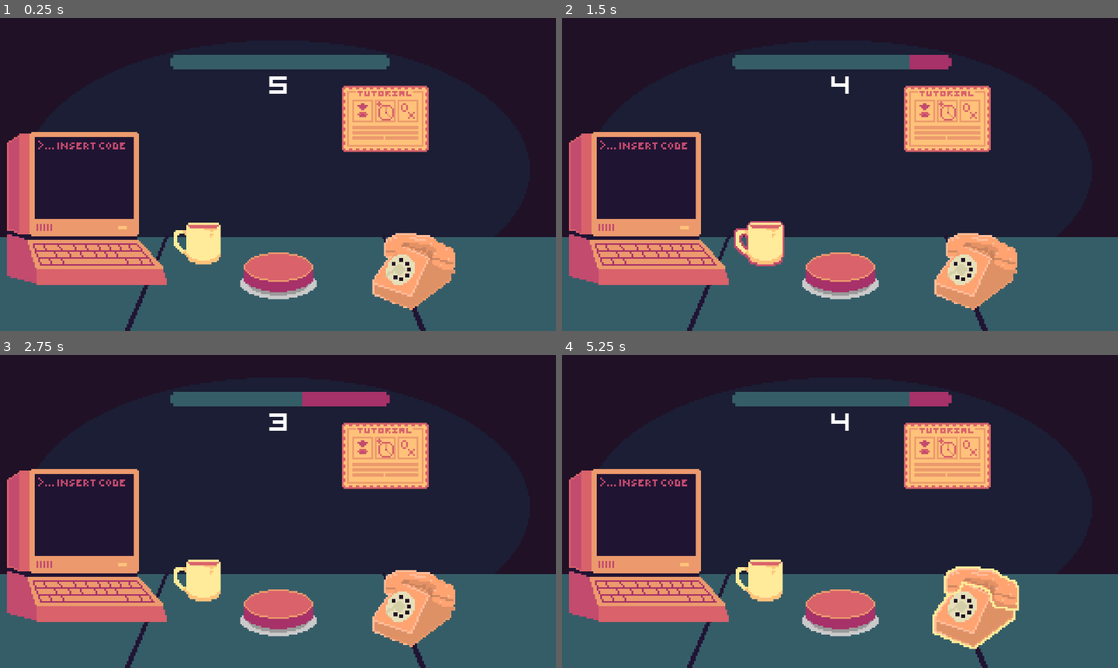
Above: before the commit, frames 1-4 (two rows, left to right).
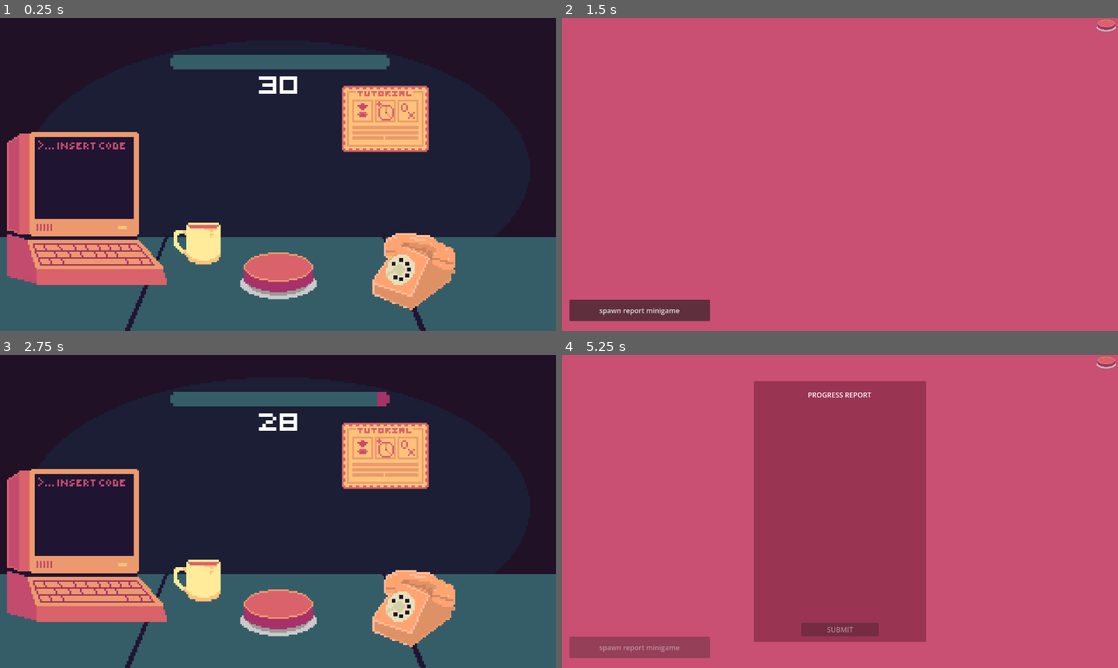
Above: after the commit, the same moments.

Repository: EroAxe/GMTK-2026-CICD-Test
Game: Godot game, scene res://Scenes/prototype.tscn
Two runs of this game, one before a commit and one after it. Both use one fixed random seed, a clock stepped at 60 frames per second and the inputs below. Sound files missing from this copy of the repository are replaced by a short silence.
Inputs (mouse positions are in pixels of both pictures, inside the frame that each line leads up to):
- Up to frame 1 (0.25 s): no input
- Up to frame 2 (1.5 s): click (650, 208) at 0.5 s; click (762, 243) at 1.25 s
- Up to frame 3 (2.75 s): click (544, 364) at 2.02 s
- Up to frame 4 (5.25 s): click (840, 611) at 2.75 s; click (840, 611) at 3.5 s; click (650, 545) at 4.25 s; click (639, 646) at 5 s, where only the run after the commit has a clickable "spawn report minigame"

The runs differ from the first frame. In frame 1, 0.2% of the frame differs, in the area x 46-54%, y 18-25%; in frame 2, 95%; in frame 3, 0.9%; in frame 4, 96%, in the area x 0-100%, y 0-100%.

Commit message:
comments and fixes

Diff:
--- a/Scenes/phone_minigame.tscn
+++ b/Scenes/minigames/phone_minigame.tscn
@@ -1,8 +1,9 @@
 [gd_scene format=3 uid="uid://dmoos8dqd414g"]
 
 [ext_resource type="Texture2D" uid="uid://dp2hwyxe1hdbb" path="res://Assets/Phone_minigame/Phone_idle.png" id="1_cfjcu"]
-[ext_resource type="Script" uid="uid://biip0qvpffsgu" path="res://Scripts/phone_minigame.gd" id="1_uav7e"]
+[ext_resource type="Script" uid="uid://biip0qvpffsgu" path="res://Scripts/minigames/phone_minigame.gd" id="1_uav7e"]
 [ext_resource type="Texture2D" uid="uid://cc1t25efvlohl" path="res://Assets/Phone_minigame/Phone_animation_with_outline(SpriteSheet).png" id="2_uav7e"]
+
 
 [sub_resource type="RectangleShape2D" id="RectangleShape2D_svnkx"]
 size = Vector2(47, 43)
--- a/Scenes/monitor.tscn
+++ b/Scenes/monitor.tscn
@@ -1,8 +1,8 @@
 [gd_scene format=3 uid="uid://cwbbdebrth4ku"]
 
 [ext_resource type="Script" uid="uid://t5ijsj858gyt" path="res://Scripts/monitor.gd" id="1_k0o2w"]
-[ext_resource type="Texture2D" uid="uid://dlno7d70bs5t1" path="res://Assets/idle (Not pressing)).png" id="2_hvrpq"]
-[ext_resource type="Texture2D" uid="uid://btxu723730msl" path="res://Assets/Pressed.png" id="3_rhg0e"]
+[ext_resource type="Texture2D" uid="uid://dlno7d70bs5t1" path="res://Assets/Button/idle (Not pressing)).png" id="2_hvrpq"]
+[ext_resource type="Texture2D" uid="uid://btxu723730msl" path="res://Assets/Button/Pressed.png" id="3_rhg0e"]
 [ext_resource type="Texture2D" uid="uid://b10mx11x51438" path="res://Assets/Fonts/Hovered (1).png" id="4_go7yp"]
 
 [node name="monitor" type="Node2D" unique_id=883829042]
--- a/Scenes/prototype.tscn
+++ b/Scenes/prototype.tscn
@@ -18,7 +18,7 @@
 [ext_resource type="AudioStream" uid="uid://duw7u5rjh6jcw" path="res://Assets/sound_effects/button press fx.wav" id="14_p8x32"]
 [ext_resource type="Texture2D" uid="uid://diig05lu15bdd" path="res://Assets/coffe_assets/coffee.webp" id="15_2mp60"]
 [ext_resource type="Texture2D" uid="uid://ttqcuc4iskp2" path="res://Assets/coffe_assets/coffeehover.webp" id="16_40fcm"]
-[ext_resource type="PackedScene" uid="uid://dmoos8dqd414g" path="res://Scenes/phone_minigame.tscn" id="17_40fcm"]
+[ext_resource type="PackedScene" uid="uid://dmoos8dqd414g" path="res://Scenes/minigames/phone_minigame.tscn" id="17_40fcm"]
 [ext_resource type="PackedScene" uid="uid://57s6ndepfpq0" path="res://Scenes/Dialogue.tscn" id="18_044ci"]
 [ext_resource type="AudioStream" uid="uid://danq45suo3in" path="res://Assets/sound_effects/118107_ndheger_old-style-phone-ringing-rings-three-times (mp3cut.net).wav" id="21_y8y5s"]
 
@@ -92,16 +92,13 @@
 text = "30"
 label_settings = SubResource("LabelSettings_nf0d8")
 
-
 [node name="Computer" type="TextureButton" parent="UI" unique_id=132555774]
-
 layout_mode = 0
 offset_left = 8.0
 offset_top = 242.0
 offset_right = 104.0
 offset_bottom = 341.0
 scale = Vector2(4, 4)
-
 texture_normal = ExtResource("9_fixtb")
 texture_hover = ExtResource("10_xnjhx")
 stretch_mode = 4
@@ -156,16 +153,7 @@
 volume_db = 24.0
 bus = &"Game_sound"
 
-[node name="State(temp visual)" type="Label" parent="TextureButton" unique_id=1237284043]
-layout_mode = 0
-offset_left = 340.0
-offset_top = 362.0
-offset_right = 572.0
-offset_bottom = 385.0
-text = "ENABLED"
-horizontal_alignment = 1
-
-[connection signal="pressed" from="UI/Monitor" to="." method="_on_monitor_pressed"]
+[connection signal="pressed" from="UI/Computer" to="." method="_on_computer_pressed"]
 [connection signal="timeout" from="CountDown" to="." method="_on_count_down_timeout"]
 
 [editable path="Phone_minigame"]
--- a/Scripts/phone_minigame.gd
+++ b/Scripts/minigames/phone_minigame.gd
@@ -1,6 +1,4 @@
 extends Area2D
-
-
 
 func _input_event(viewport: Viewport, event: InputEvent, shape_index: int):
 	var event_is_mouse_click: bool = (
--- a/Scripts/minigames/report_minigame.gd
+++ b/Scripts/minigames/report_minigame.gd
@@ -2,6 +2,7 @@
 class_name ReportMinigame
 
 @onready var report_label: Label = $ColorRect2/ReportLabel
+@onready var submit_button: Button = $ColorRect2/Submit
 
 var report_words := {
 	"status": [
@@ -51,25 +52,26 @@
 		"Anomaly",
 		"Grid"
 	]
-}
+} #random words to be used when filling up report
 
 var word_count: int = 0
 var max_words: int
 
 func _ready() -> void:
 	report_label.text = ""
-	max_words = randi_range(50, 75)
+	max_words = randi_range(50, 75) #maximum words to be able to submit
 
 func _process(delta: float) -> void:
-	$ColorRect2/Submit.disabled = word_count < max_words
+	submit_button.disabled = word_count < max_words  #if max words = enable
 
 func _on_submit_pressed() -> void:
+	#sends signal, the minigame manager will listen to it
 	EventBus.fire("minigame_completed", {"minigame_class": ReportMinigame, "instance": self})
-	queue_free()
+	queue_free() #free the minigame
 
 func _on_report_button_pressed() -> void:
-	var words = report_words["status"]
-	var words_to_add = randi_range(2, 5)
+	var words = report_words["status"] #words in status key
+	var words_to_add = randi_range(2, 5) #random X of words to add per click
 
 	for i in range(words_to_add):
 		if word_count >= max_words:
--- a/Scripts/monitor.gd
+++ b/Scripts/monitor.gd
@@ -3,14 +3,14 @@
 var report_minigame_instance: Node = null
 
 func _on_return_button_pressed() -> void:
-	hide()
+	hide() #hides monitor scene
 
 func _process(delta: float) -> void:
 	print(MiniGameManager.is_active("report"))
-	if MiniGameManager.is_active("report"):
+	if MiniGameManager.is_active("report"): #temporary button btw
 		$spawnreportminigame.disabled = true
 	else:
 		$spawnreportminigame.disabled = false
 
 func _on_spawnreportminigame_pressed() -> void:
-	MiniGameManager.spawn("report", self)
+	MiniGameManager.spawn("report", self) #spawbs reportminigame
--- a/Scripts/prototype.gd
+++ b/Scripts/prototype.gd
@@ -1,7 +1,7 @@
 extends Node
 
 @onready var count_down: Timer = $CountDown
-@export var initial_count := 5
+@export var initial_count := 30
 @onready var _count_down_label: Label = %CountDownLabel
 @onready var button: TextureButton = $UI/Button
 @onready var texture_progress_bar: TextureProgressBar = %TextureProgressBar
@@ -15,7 +15,6 @@
 #minigames
 var monitor_instance: Node = null
 var monitor_scene_ins: PackedScene = preload("res://Scenes/monitor.tscn")
-var active_minigame_count: int = 0
 
 func _ready() -> void:
 	_count = initial_count
@@ -24,14 +23,11 @@
 	texture_progress_bar.value = _count
 	button.pressed.connect(_on_button_pressed)
 	trigger_phone_call()
-	EventBus.subscribe("minigame_started", _on_minigame_started)
-	EventBus.subscribe("minigame_completed", _on_minigame_completed)
 
 func _process(delta: float) -> void:
 	texture_progress_bar.value = _count
-	print(MiniGameManager.any_active())
-	$UI/Button.disabled = MiniGameManager.any_active()
-
+	print(MiniGameManager.any_active()) #debug print for when any miningames are active.
+	$UI/Button.disabled = MiniGameManager.any_active() #there are minigames running = disabled
 
 func _on_count_down_timeout() -> void:
 	_count -= 1
@@ -55,15 +51,9 @@
 	dialog.show()
 	dialog.show_text(0)
 
-func _on_monitor_pressed() -> void:
+func _on_computer_pressed() -> void:
 	if monitor_instance != null and is_instance_valid(monitor_instance):
-		monitor_instance.show()
+		monitor_instance.show() #if the monitor is already added then just show it, because when u return it hides it.
 		return
 	monitor_instance = monitor_scene_ins.instantiate()
 	add_child(monitor_instance)
-
-func _on_minigame_started(payload: Dictionary) -> void:
-	active_minigame_count += 1
-
-func _on_minigame_completed(payload: Dictionary) -> void:
-	active_minigame_count -= 1
--- a/autoload/MiniGameManager.gd
+++ b/autoload/MiniGameManager.gd
@@ -1,13 +1,16 @@
 extends Node
 var active_minigames: Dictionary = {}
+
+#add your mini game scenes here.
 var minigame_scenes := {
 	"report": preload("res://Scenes/minigames/report_minigame.tscn")
 }
 
 func _ready() -> void:
-	EventBus.subscribe("minigame_completed", _on_completed)
+	EventBus.subscribe("minigame_completed", _on_completed) #listens to minigames that have been completed
 
 func spawn(minigame_id: String, parent: Node) -> Node:
+	#spawns the mini games via MiniGameManager.spawn("report", self) as example.
 	if not minigame_scenes.has(minigame_id):
 		push_error("Unknown minigame: %s" % minigame_id)
 		return null
@@ -17,6 +20,7 @@
 	return instance
 
 func _on_completed(payload: Dictionary) -> void:
+	#when mini games are completed they are removed from active_minigames
 	if payload.has("instance"):
 		for id in active_minigames.keys():
 			if active_minigames[id] == payload["instance"]:
@@ -24,6 +28,7 @@
 				break
 
 func is_active(minigame_id: String) -> bool:
+	#checks if any SPECIFIC minigames are active/started. example of use 	if MiniGameManager.is_active("report"): 		$spawnreportminigame.disabled = true 	else: 		$spawnreportminigame.disabled = false
 	if not active_minigames.has(minigame_id):
 		return false
 	if not is_instance_valid(active_minigames[minigame_id]):
@@ -32,6 +37,7 @@
 	return true
 
 func any_active() -> bool:
+	#check if ANY MINIGAMES are currently active. example of use $UI/Button.disabled = MiniGameManager.any_active() - if true it disables it and if false it enables it.
 	for id in active_minigames.keys():
 		if is_active(id):
 			return true
--- a/project.godot
+++ b/project.godot
@@ -9,6 +9,7 @@
 config_version=5
 
 [application]
+
 config/name="GMTK 2026"
 run/main_scene="uid://cgi3yijmkopsq"
 config/features=PackedStringArray("4.7", "Forward Plus")
Renamed: Scripts/phone_minigame.gd.uid -> Scripts/minigames/phone_minigame.gd.uid
